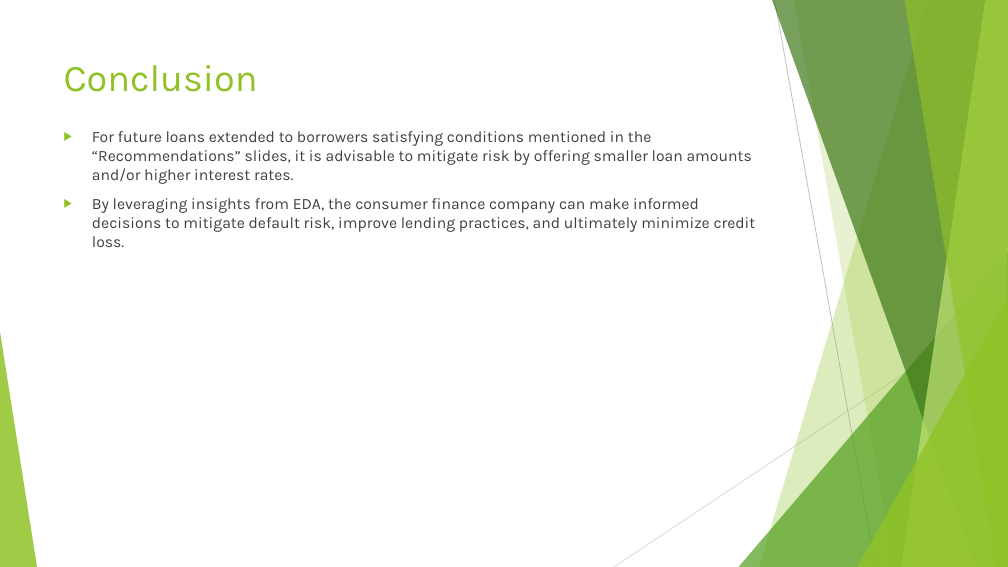
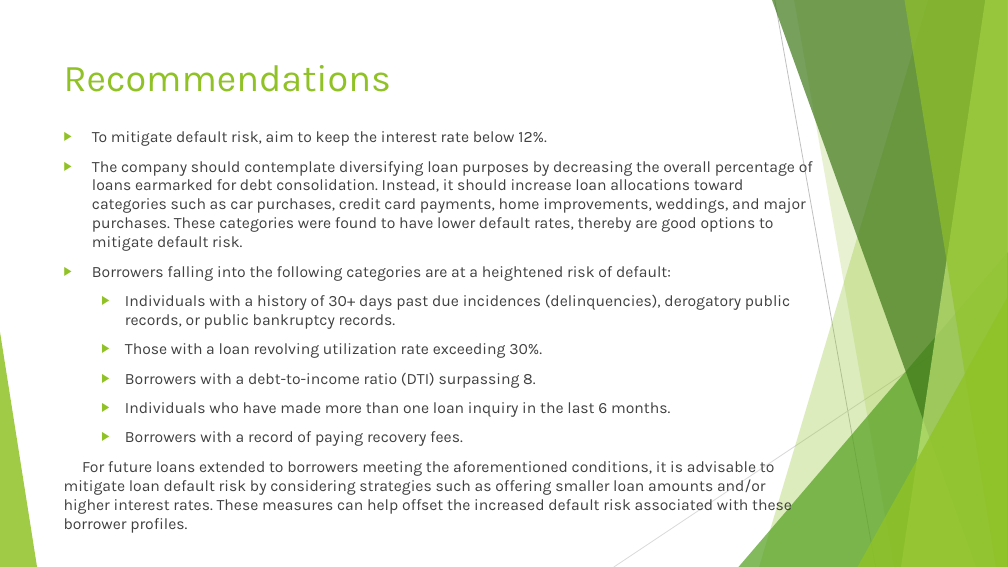
Before and after one commit to sivavaddadi/LendingClubCaseStudy, a slide deck: slide 14 of Lending_Club_Case_Study.pptx (slide 15 before the commit). Drawn at 1008x567 pixels with LibreOffice and Linux fonts; fonts in the diff are those of the drawing. Boxes give left, top, right and bottom in pixels: in the first picture for what was removed or moved away, otherwise in the second. Text is boxed around its words. In the diff, an @@ line names an element or a change of style, - is before the commit and + after.

```diff
--- a/Lending_Club_Case_Study.pptx
+++ b/Lending_Club_Case_Study.pptx
@@ title at bbox=[64, 65, 391, 92]: text changed @@
-Conclusion
+Recommendations
@@ text at bbox=[64, 131, 813, 533]: text changed @@
-▶ For future loans extended to borrowers satisfying conditions mentioned in the “Recommendations” slides, it is advisable to mitigate risk by offering smaller loan amounts and/or higher interest rates.
-▶ By leveraging insights from EDA, the consumer finance company can make informed decisions to mitigate default risk, improve lending practices, and ultimately minimize credit loss.
+▶ To mitigate default risk, aim to keep the interest rate below 12%.
+▶ The company should contemplate diversifying loan purposes by decreasing the overall percentage of loans earmarked for debt consolidation. Instead, it should increase loan allocations toward categories such as car purchases, credit card payments, home improvements, weddings, and major purchases. These categories were found to have lower default rates, thereby are good options to mitigate default risk.
+▶ Borrowers falling into the following categories are at a heightened risk of default:
+  ▶ Individuals with a history of 30+ days past due incidences (delinquencies), derogatory public records, or public bankruptcy records.
+  ▶ Those with a loan revolving utilization rate exceeding 30%.
+  ▶ Borrowers with a debt-to-income ratio (DTI) surpassing 8.
+  ▶ Individuals who have made more than one loan inquiry in the last 6 months.
+  ▶ Borrowers with a record of paying recovery fees.
+For future loans extended to borrowers meeting the aforementioned conditions, it is advisable to mitigate loan default risk by considering strategies such as offering smaller loan amounts and/or higher interest rates. These measures can help offset the increased default risk associated with these borrower profiles.
```
Also in this commit, not shown: 5 other slides changed, 1 slide added, 1 slide removed, 1 other file.
